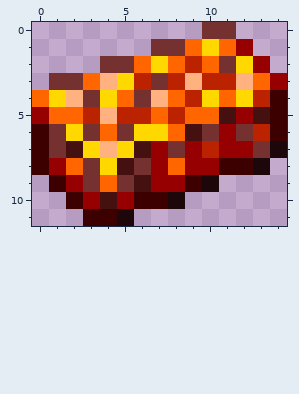
File history of a pixel-art sprite, Items/Placeable/Bar/PyroscoricBar.png. That is the earlier state.
The file is 30x24 pixels, drawn in blocks of 2x2; one block is one cell here.
New version:
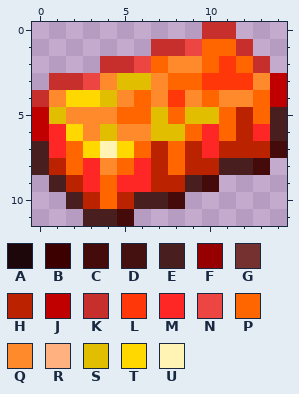
Palette (. is transparent): A #1d070a  B #3d0000  C #450a0a  D #441010  E #491e1e  F #960000  G #753030  H #bb2300  J #c00000  K #c62f2b  L #ff3709  M #ff2626  N #ed4541  P #ff6600  Q #ff8a2b  R #ffb27f  S #e1be00  T #ffd800  U #fff4b4
Edits made:
@@ x 0..14 @@
- 0 ..........GG...
- 1 .......GGPTPF..
- 2 ....GGPTPHPGTF.
- 3 .GGPRTHGHRHHRPF
- 4 PTRGTPGRPHTPTHB
- 5 FPPHRHHPHPPDFDB
- 6 BGTGPGTTPDGFGHB
- 7 BGDTRTDFGFHFFGA
- 8 BFPGTDGFPFFBBA.
- 9 .BFGPGDFFBA....
-10 ..BFDFBBA......
-11 ...BBA.........
+ 0 ..........KK...
+ 1 .......KKNPPK..
+ 2 ....KKNPQQPLPK.
+ 3 .KKNQSSQPPLLLQJ
+ 4 KQTTSQPQLQPQQPJ
+ 5 JSQQQPPSPSSPHPE
+ 6 JMTQSQQSSPMPHME
+ 7 EMPTUTPHPHMHHHC
+ 8 EHPMQPMHPHHEEC.
+ 9 .EHMPMMHHEC....
+10 ..EHPHEEC......
+11 ...EEC.........
